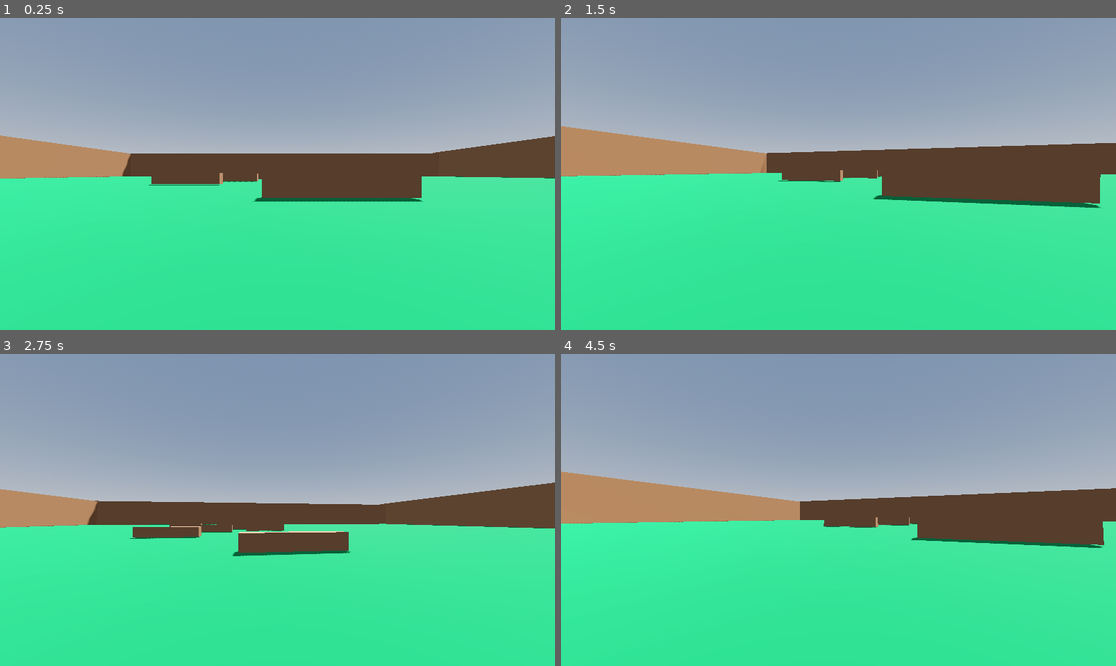
Above: before the commit, frames 1-4 (two rows, left to right).
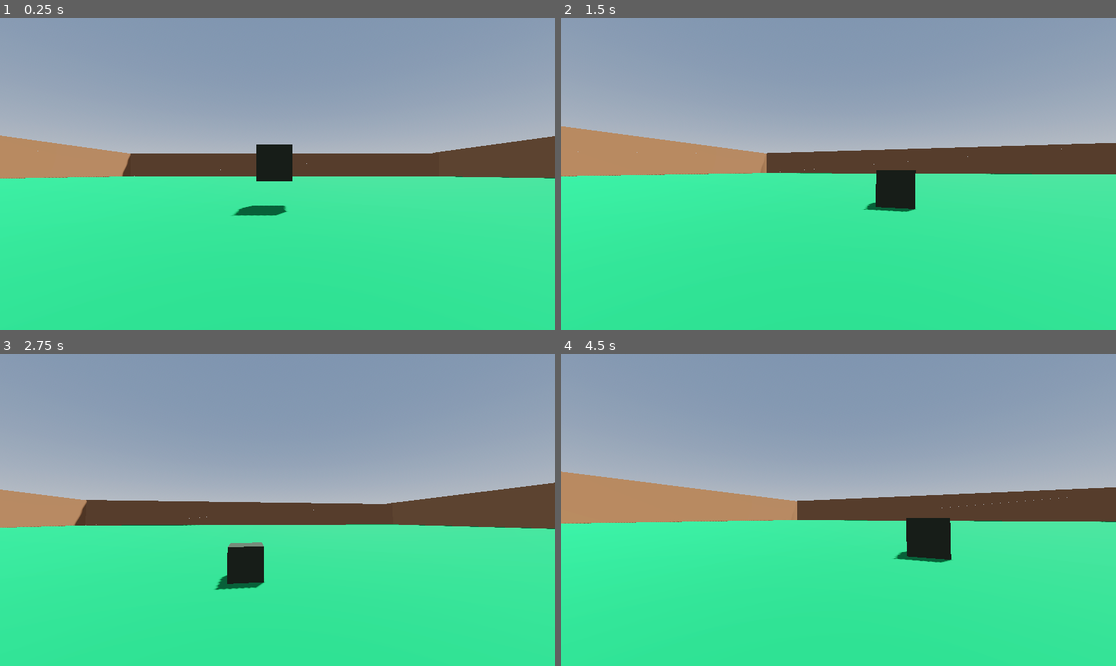
Above: after the commit, the same moments.

Repository: TontonJaj/ThickWood-Main
Game: Godot game, scene res://Scene/world.tscn
The game is run twice, just before and just after one commit, with the same random seed, the same clock (stepped at 60 frames per second) and the same inputs.
Inputs (mouse positions are in pixels of both pictures, inside the frame that each line leads up to):
- Up to frame 1 (0.25 s): no input
- Up to frame 2 (1.5 s): move the mouse to (866, 174) at 0.52 s; tap Enter at 1.25 s; move the mouse to (810, 174) at 1.27 s
- Up to frame 3 (2.75 s): tap Space at 2 s; move the mouse to (288, 503) at 2.02 s
- Up to frame 4 (4.5 s): move the mouse to (832, 516) at 2.77 s; move the mouse to (877, 513) at 3.52 s; tap Enter at 4.25 s; move the mouse to (794, 506) at 4.27 s

The runs differ from the first frame. In frame 1, 3.7% of the frame differs, in the area x 6-77%, y 40-64%; in frame 2, 4.6%, in the area x 3-98%, y 38-63%; in frame 3, 3.6%; in frame 4, 3.7%.

Commit message:
picking up the tree, dropping the tree
if collider.in_group("trees") picking up the tree. touche 'e' pour pick et dropper

Diff:
--- /dev/null
+++ b/Assets/tree.tscn
@@ -0,0 +1,22 @@
+[gd_scene load_steps=3 format=3 uid="uid://dpy6vc46iseat"]
+
+[sub_resource type="StandardMaterial3D" id="StandardMaterial3D_byqe4"]
+albedo_color = Color(0.592157, 0.423529, 0.294118, 1)
+
+[sub_resource type="ConvexPolygonShape3D" id="ConvexPolygonShape3D_lkpox"]
+points = PackedVector3Array(-0.5, -0.5, -0.5, 0.5, 0.5, 0.5, 0.5, -0.5, 0.5, 0.5, 0.5, -0.5, -0.5, 0.5, 0.5, 0.5, -0.5, -0.5, -0.5, -0.5, 0.5, -0.5, 0.5, -0.5)
+
+[node name="tree" type="CSGBox3D"]
+transform = Transform3D(1, 0, 0, 0, 1, 0, 0, 0, 1, 2.34926, 1.12893, -1.58629)
+use_collision = true
+size = Vector3(6, 1, 1)
+material = SubResource("StandardMaterial3D_byqe4")
+
+[node name="MeshInstance3D" type="MeshInstance3D" parent="."]
+transform = Transform3D(5.9, 0, 0, 0, 1, 0, 0, 0, 1, 0.0012908, 0, 0)
+skeleton = NodePath("../..")
+
+[node name="StaticBody3D" type="StaticBody3D" parent="MeshInstance3D"]
+
+[node name="CollisionShape3D" type="CollisionShape3D" parent="MeshInstance3D/StaticBody3D"]
+shape = SubResource("ConvexPolygonShape3D_lkpox")
--- a/Scene/world.tscn
+++ b/Scene/world.tscn
@@ -1,7 +1,4 @@
-[gd_scene load_steps=13 format=3 uid="uid://dymsy6owlnnt7"]
-
-[sub_resource type="StandardMaterial3D" id="StandardMaterial3D_byqe4"]
-albedo_color = Color(0.592157, 0.423529, 0.294118, 1)
+[gd_scene load_steps=15 format=3 uid="uid://dymsy6owlnnt7"]
 
 [sub_resource type="ProceduralSkyMaterial" id="ProceduralSkyMaterial_f5ylk"]
 sky_horizon_color = Color(0.64625, 0.65575, 0.67075, 1)
@@ -35,19 +32,40 @@
 
 var gravity = 9.8
 
+var picked_object
+var pull_power = 4
+
 @onready var head = $Head
 @onready var camera = $Head/Camera3D
+@onready var interaction = $Head/Camera3D/Interaction
+@onready var hand = $Head/Camera3D/Hand
 
 
 func _ready():
 	Input.set_mouse_mode(Input.MOUSE_MODE_CAPTURED)
 
+
+func pick_object():
+	var collider = interaction.get_collider()
+	if collider != null and collider is RigidBody3D and collider.is_in_group(\"trees\"):
+		picked_object = collider
+
+func drop_object():
+	if picked_object != null:
+		picked_object = null
 
 func _unhandled_input(event):
 	if event is InputEventMouseMotion:
 		head.rotate_y(-event.relative.x * SENSITIVITY)
 		camera.rotate_x(-event.relative.y * SENSITIVITY)
 		camera.rotation.x = clamp(camera.rotation.x, deg_to_rad(-40), deg_to_rad(60))
+
+func _input(event):
+	if Input.is_action_just_pressed(\"pick_up\"):
+		if picked_object == null:
+			pick_object()
+		elif picked_object != null:
+			drop_object()
 
 
 func _physics_process(delta):
@@ -75,12 +93,12 @@
 			velocity.x = direction.x * speed
 			velocity.z = direction.z * speed
 		else:
-			velocity.x = lerp(velocity.x, direction.x * speed, delta * 2)
-			velocity.z = lerp(velocity.y, direction.y * speed, delta * 2)
+			velocity.x = lerp(velocity.x, direction.x * speed, delta * 7.0)
+			velocity.z = lerp(velocity.z, direction.z * speed, delta * 7.0)
 
 	else:
-		velocity.x = lerp(velocity.x, direction.x * speed, delta * 1.0)
-		velocity.z = lerp(velocity.z, direction.x * speed, delta * 1.0)
+		velocity.x = lerp(velocity.x, direction.x * speed, delta * 2.0)
+		velocity.z = lerp(velocity.z, direction.x * speed, delta * 2.0)
 
 	#Head BOB
 	t_bob += delta * velocity.length() * float(is_on_floor())
@@ -91,11 +109,17 @@
 	var target_fov = BASE_FOV + FOV_CHANGE * velocity_clamped
 	camera.fov = lerp(camera.fov, target_fov, delta * 8.0)
 
+	#movement of the log
+	if picked_object != null:
+		var a = picked_object.global_transform.origin
+		var b = hand.global_transform.origin
+		picked_object.set_linear_velocity((b-a) * pull_power)
+
 	move_and_slide()
 
 func _headbob(time) -> Vector3:
 	var pos = Vector3.ZERO
-	pos.y = sin(time *BOB_FREQ) * BOB_AMP
+	pos.y = sin(time * BOB_FREQ) * BOB_AMP
 	pos.x = cos(time * BOB_FREQ / 2) * BOB_AMP
 	return pos
 
@@ -121,37 +145,15 @@
 [sub_resource type="StandardMaterial3D" id="StandardMaterial3D_p1i75"]
 albedo_color = Color(0.593578, 0.42539, 0.292844, 1)
 
+[sub_resource type="StandardMaterial3D" id="StandardMaterial3D_jubd8"]
+albedo_color = Color(0.199004, 0.232743, 0.171095, 1)
+
+[sub_resource type="BoxMesh" id="BoxMesh_jgvvr"]
+material = SubResource("StandardMaterial3D_jubd8")
+
+[sub_resource type="BoxShape3D" id="BoxShape3D_nlboh"]
+
 [node name="Node3D" type="Node3D"]
-
-[node name="CSGBox3D11" type="CSGBox3D" parent="."]
-transform = Transform3D(1, 0, 0, 0, 1, 0, 0, 0, 1, -10.5, 0, 12)
-use_collision = true
-size = Vector3(6, 1, 1)
-material = SubResource("StandardMaterial3D_byqe4")
-
-[node name="CSGBox3D12" type="CSGBox3D" parent="."]
-transform = Transform3D(1, 0, 0, 0, 1, 0, 0, 0, 1, 2, 0, -50)
-use_collision = true
-size = Vector3(6, 1, 1)
-material = SubResource("StandardMaterial3D_byqe4")
-
-[node name="CSGBox3D13" type="CSGBox3D" parent="."]
-transform = Transform3D(1, 0, 0, 0, 1, 0, 0, 0, 1, -0.5, 0, -42)
-use_collision = true
-size = Vector3(6, 1, 1)
-material = SubResource("StandardMaterial3D_byqe4")
-
-[node name="CSGBox3D14" type="CSGBox3D" parent="."]
-transform = Transform3D(1, 0, 0, 0, 1, 0, 0, 0, 1, -3, 0, -34)
-use_collision = true
-size = Vector3(6, 1, 1)
-material = SubResource("StandardMaterial3D_byqe4")
-
-[node name="CSGBox3D10" type="CSGBox3D" parent="."]
-transform = Transform3D(1, 0, 0, 0, 1, 0, 0, 0, 1, -8, 0, -18)
-use_collision = true
-size = Vector3(6, 1, 1)
-material = SubResource("StandardMaterial3D_byqe4")
 
 [node name="DirectionalLight3D" type="DirectionalLight3D" parent="."]
 transform = Transform3D(-0.866023, -0.433016, 0.250001, 0, 0.499998, 0.866027, -0.500003, 0.749999, -0.43301, 0, 0, 0)
@@ -173,59 +175,51 @@
 [node name="Head" type="Node3D" parent="Player"]
 
 [node name="Camera3D" type="Camera3D" parent="Player/Head"]
+transform = Transform3D(1, 0, 0, 0, 1, 0, 0, 0, 1, 0, 0.515801, 0)
+
+[node name="Interaction" type="RayCast3D" parent="Player/Head/Camera3D"]
+target_position = Vector3(0, 0, -5)
+
+[node name="Hand" type="Marker3D" parent="Player/Head/Camera3D"]
+transform = Transform3D(1, 0, 0, 0, 1, 0, 0, 0, -1.5, 0, 0, -2)
 
 [node name="GridMap" type="GridMap" parent="."]
 
-[node name="CSGBox3D" type="CSGBox3D" parent="."]
+[node name="TestTerrain" type="CSGBox3D" parent="."]
 transform = Transform3D(1, 0, 0, 0, 1, 0, 0, 0, 1, 2.89771, -0.565622, -17.5908)
 use_collision = true
 size = Vector3(132, 0.001, 133)
 material = SubResource("StandardMaterial3D_pky5x")
 
-[node name="CSGBox3D2" type="CSGBox3D" parent="."]
-transform = Transform3D(1, 0, 0, 0, 1, 0, 0, 0, 1, 3.29543, 3.86826, 46.3183)
+[node name="CSGBox3D2" type="CSGBox3D" parent="TestTerrain"]
+transform = Transform3D(1, 0, 0, 0, 1, 0, 0, 0, 1, 0.39772, 4.43388, 63.9091)
 use_collision = true
 size = Vector3(132, 10, 4)
 material = SubResource("StandardMaterial3D_w6vgw")
 
-[node name="CSGBox3D3" type="CSGBox3D" parent="."]
-transform = Transform3D(0, 0, -1, 0, 1, 0, 1, 0, 0, 67.1931, 4.30214, -17.7725)
+[node name="CSGBox3D3" type="CSGBox3D" parent="TestTerrain"]
+transform = Transform3D(0, 0, -1, 0, 1, 0, 1, 0, 0, 64.2954, 4.86776, -0.1817)
 use_collision = true
 size = Vector3(132, 10, 4)
 material = SubResource("StandardMaterial3D_oveb0")
 
-[node name="CSGBox3D4" type="CSGBox3D" parent="."]
-transform = Transform3D(1, 0, 0, 0, 1, 0, 0, 0, 1, 2.59085, 3.73651, -82.3633)
+[node name="CSGBox3D4" type="CSGBox3D" parent="TestTerrain"]
+transform = Transform3D(1, 0, 0, 0, 1, 0, 0, 0, 1, -0.30686, 4.30213, -64.7725)
 use_collision = true
 size = Vector3(132, 10, 4)
 material = SubResource("StandardMaterial3D_hdbcw")
 
-[node name="CSGBox3D5" type="CSGBox3D" parent="."]
-transform = Transform3D(4.37114e-08, 0, 0.999999, 0, 1, 0, -0.999999, 0, 4.37114e-08, -61.0343, 3.60427, -17.5794)
+[node name="CSGBox3D5" type="CSGBox3D" parent="TestTerrain"]
+transform = Transform3D(4.37114e-08, 0, 0.999999, 0, 1, 0, -0.999999, 0, 4.37114e-08, -63.932, 4.16989, 0.0114002)
 use_collision = true
 size = Vector3(132, 10, 4)
 material = SubResource("StandardMaterial3D_p1i75")
 
-[node name="CSGBox3D6" type="CSGBox3D" parent="."]
-transform = Transform3D(1, 0, 0, 0, 1, 0, 0, 0, 1, 2.5, 0, -8)
-use_collision = true
-size = Vector3(6, 1, 1)
-material = SubResource("StandardMaterial3D_byqe4")
-
-[node name="CSGBox3D7" type="CSGBox3D" parent="."]
-transform = Transform3D(1, 0, 0, 0, 1, 0, 0, 0, 1, 2.5, 0, -28)
-use_collision = true
-size = Vector3(6, 1, 1)
-material = SubResource("StandardMaterial3D_byqe4")
-
-[node name="CSGBox3D9" type="CSGBox3D" parent="."]
-transform = Transform3D(1, 0, 0, 0, 1, 0, 0, 0, 1, -5.5, 0, -26)
-use_collision = true
-size = Vector3(6, 1, 1)
-material = SubResource("StandardMaterial3D_byqe4")
-
-[node name="CSGBox3D8" type="CSGBox3D" parent="."]
-transform = Transform3D(1, 0, 0, 0, 1, 0, 0, 0, 1, -13, 0, -39)
-use_collision = true
-size = Vector3(6, 1, 1)
-material = SubResource("StandardMaterial3D_byqe4")
+[node name="tree" type="RigidBody3D" parent="." groups=["trees"]]
+transform = Transform3D(1, 0, 0, 0, 1, 0, 0, 0, 1, 0, 1, -6)
+
+[node name="MeshInstance3D" type="MeshInstance3D" parent="tree" groups=["trees"]]
+mesh = SubResource("BoxMesh_jgvvr")
+
+[node name="CollisionShape3D" type="CollisionShape3D" parent="tree" groups=["trees"]]
+shape = SubResource("BoxShape3D_nlboh")
--- a/project.godot
+++ b/project.godot
@@ -22,6 +22,10 @@
 "res://Scene/": "orange",
 "res://Scripts/": "yellow"
 }
+
+[global_group]
+
+trees=""
 
 [input]
 
@@ -60,3 +64,8 @@
 "events": [Object(InputEventKey,"resource_local_to_scene":false,"resource_name":"","device":-1,"window_id":0,"alt_press …(195 unchanged characters)…
 ]
 }
+pick_up={
+"deadzone": 0.5,
+"events": [Object(InputEventKey,"resource_local_to_scene":false,"resource_name":"","device":-1,"window_id":0,"alt_pressed":false,"shift_pressed":false,"ctrl_pressed":false,"meta_pressed":false,"pressed":false,"keycode":0,"physical_keycode":69,"key_label":0,"unicode":101,"location":0,"echo":false,"script":null)
+]
+}
